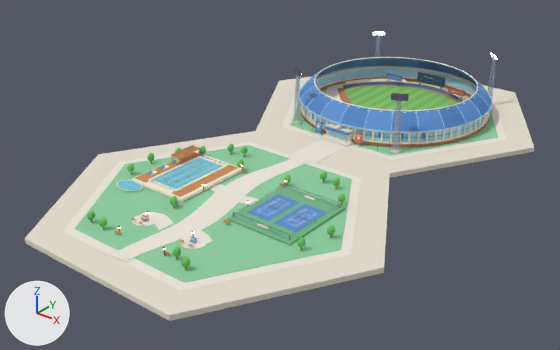
An edit to the glTF model winston-city-park/park-mobile.glb, drawn before and after from the same camera.
Before and after are seen from a 50 mm camera at (12.83, -17.96, 9.83) aimed at (-0.53, -1.26, -0.53). Lighting does not change. The marker at lower left points along +X, +Y and +Z. The older version comes first. Where no turn or scale is listed for an object, it has been applied to the vertices. Vertices at exactly the same position are counted once.
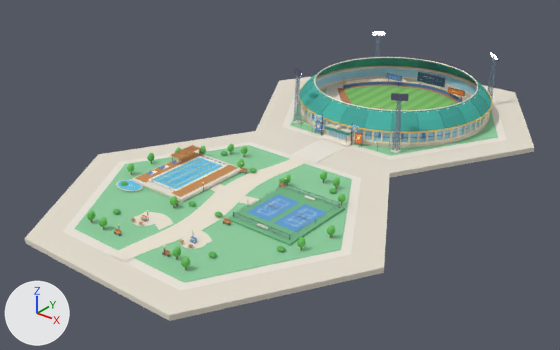
Location of each change, [x1, y1, x2, y2] in pixels of the pictures (560 x 350 px):
'Mesh_0', recoloured, reshaped: [25, 30, 535, 321] in both
part 1 of me_mesh_0, built on: [111, 57, 492, 262] in both
part 2 of me_mesh_0, recoloured: before [319, 57, 477, 111]; after [319, 59, 477, 111]
part 3 of me_mesh_0, recoloured: [303, 58, 485, 138] in both
part 4 of me_mesh_0, recoloured: [306, 59, 485, 121] in both
part 5 of me_mesh_0, recoloured: [310, 115, 480, 142] in both
part 6 of me_mesh_0, recoloured: [132, 160, 241, 202] in both
part 7 of me_mesh_0, recoloured: [307, 58, 486, 121] in both
part 8 of me_mesh_0, recoloured: [247, 194, 326, 232] in both
part 9 of me_mesh_0, recoloured: [300, 72, 492, 131] in both

Edits to the bpy script that builds the scene:
```text
Change mat_sandstone:
    mat_sandstone.base_color: (0.392, 0.175, 0.0782) -> (0.694, 0.631, 0.521)  # brown #a8744f -> pale yellow #d9d0bf
Add mat_roof_blue:
    mat_roof_blue = principled_material('Roof blue')
    mat_roof_blue.base_color = (0.0497, 0.434, 0.366)  # cyan #3fb0a3
    mat_roof_blue.roughness = 0.8
Add mat_enamel_blue:
    mat_enamel_blue = principled_material('Enamel blue')
    mat_enamel_blue.base_color = (0.0307, 0.275, 0.238)  # cyan #318f86
    mat_enamel_blue.roughness = 0.8
Add mat_roof_blue_panels:
    mat_roof_blue_panels = principled_material('Roof blue panels')
    mat_roof_blue_panels.base_color = (0.0437, 0.361, 0.309)  # cyan #3ba297
    mat_roof_blue_panels.roughness = 0.8
Add mat_warm_quartz_coping:
    mat_warm_quartz_coping = principled_material('Warm quartz coping')
    mat_warm_quartz_coping.base_color = (0.807, 0.761, 0.658)  # white #e8e2d4
    mat_warm_quartz_coping.roughness = 0.8
Add mat_roof_standing_seams:
    mat_roof_standing_seams = principled_material('Roof standing seams')
    mat_roof_standing_seams.base_color = (0.0319, 0.309, 0.262)  # cyan #32978c
    mat_roof_standing_seams.roughness = 0.8
Add mat_facade_cream:
    mat_facade_cream = principled_material('Facade cream')
    mat_facade_cream.base_color = (0.922, 0.823, 0.644)  # pale yellow #f6ead2
    mat_facade_cream.roughness = 0.8
Add mat_civic_limestone_trim:
    mat_civic_limestone_trim = principled_material('Civic limestone trim')
    mat_civic_limestone_trim.base_color = (1.0, 0.922, 0.791)  # pale yellow #fff6e6
    mat_civic_limestone_trim.roughness = 0.8
Add mat_blue_tennis_hardcourt:
    mat_blue_tennis_hardcourt = principled_material('Blue tennis hardcourt')
    mat_blue_tennis_hardcourt.base_color = (0.114, 0.347, 0.672)  # blue #5f9fd6
    mat_blue_tennis_hardcourt.roughness = 0.8
Change me_mesh_0:
    remove me_mesh_0.from_pydata(...)  # 50629 vertices, 87915 faces; spans x 0.0..10.2, y -17.7..0.0, z 0.0..2.2
    add me_mesh_0.from_pydata(...)  # 53295 vertices, 92874 faces; spans x 0.0..10.2, y -17.7..0.0, z 0.0..2.2
    me_mesh_0 part 1: 1156 vertices moved within x 1.9..8.4, y -16.9..-1.1, z 0.3..1.3; 616 vertices removed from x 2.0..6.6, y -16.2..-1.8, z 0.3..0.8; 2608 vertices added at x 2.0..8.1, y -16.9..-1.8, z 0.3..1.0
    me_mesh_0 part 2: 388 faces spanning x 2.4..7.9, y -7.3..-1.6, z 1.3 switch from mat_chalk_and_trim (pale yellow #fff8e8) to mat_civic_limestone_trim (pale yellow #fff6e6)
    me_mesh_0 part 3: 4482 faces spanning x 1.9..8.3, y -7.8..-1.2, z 0.6..1.3 switch from mat_wall_padding (blue #4f83c4) to mat_enamel_blue (cyan #318f86)
    me_mesh_0 part 4: 432 faces spanning x 2.1..8.2, y -7.6..-1.3, z 1.1..1.3 switch from mat_wall_padding (blue #4f83c4) to mat_roof_blue_panels (cyan #3ba297)
    me_mesh_0 part 5: 75 faces spanning x 1.9..8.4, y -7.8..-1.1, z 0.3..0.8 switch from mat_ivory_precast (pale yellow #f7ecd8) to mat_facade_cream (pale yellow #f6ead2)
    me_mesh_0 part 6: 313 faces spanning x 2.3..4.3, y -14.0..-11.5, z 0.3..0.4 switch from mat_ivory_precast (pale yellow #f7ecd8) to mat_warm_quartz_coping (white #e8e2d4)
    me_mesh_0 part 7: 438 faces spanning x 2.1..8.2, y -7.6..-1.1, z 0.8..1.3 switch from mat_seat_1 (blue #5b8fd0) to mat_roof_blue (cyan #3fb0a3)
    me_mesh_0 part 8: 192 faces spanning x 6.1..7.8, y -13.4..-12.1, z 0.3 switch from mat_seat_1 (blue #5b8fd0) to mat_blue_tennis_hardcourt (blue #5f9fd6)
    me_mesh_0 part 9: 768 faces spanning x 1.8..8.4, y -7.8..-1.1, z 0.8..1.3 switch from mat_seat_3 (cyan #a8dcf0) to mat_roof_standing_seams (cyan #32978c)
    other edits to the shape of me_mesh_0 do not show in these pictures
    add me_mesh_0.materials.append(mat_light_sand_paving)  # pale yellow #efe7d6
    add me_mesh_0.materials.append(mat_city_tree_bark)  # brown #a8744f
    add me_mesh_0.materials.append(mat_city_bench_iron_supports)  # grey #6d6a7d
    add me_mesh_0.materials.append(mat_city_shrub_leaves)  # green #5fb35a
    add me_mesh_0.materials.append(mat_winston_city_flag_blue)  # blue #7cc8f0
    add me_mesh_0.materials.append(mat_city_flag_jupiter_ochre)  # orange #d9a36a
```
